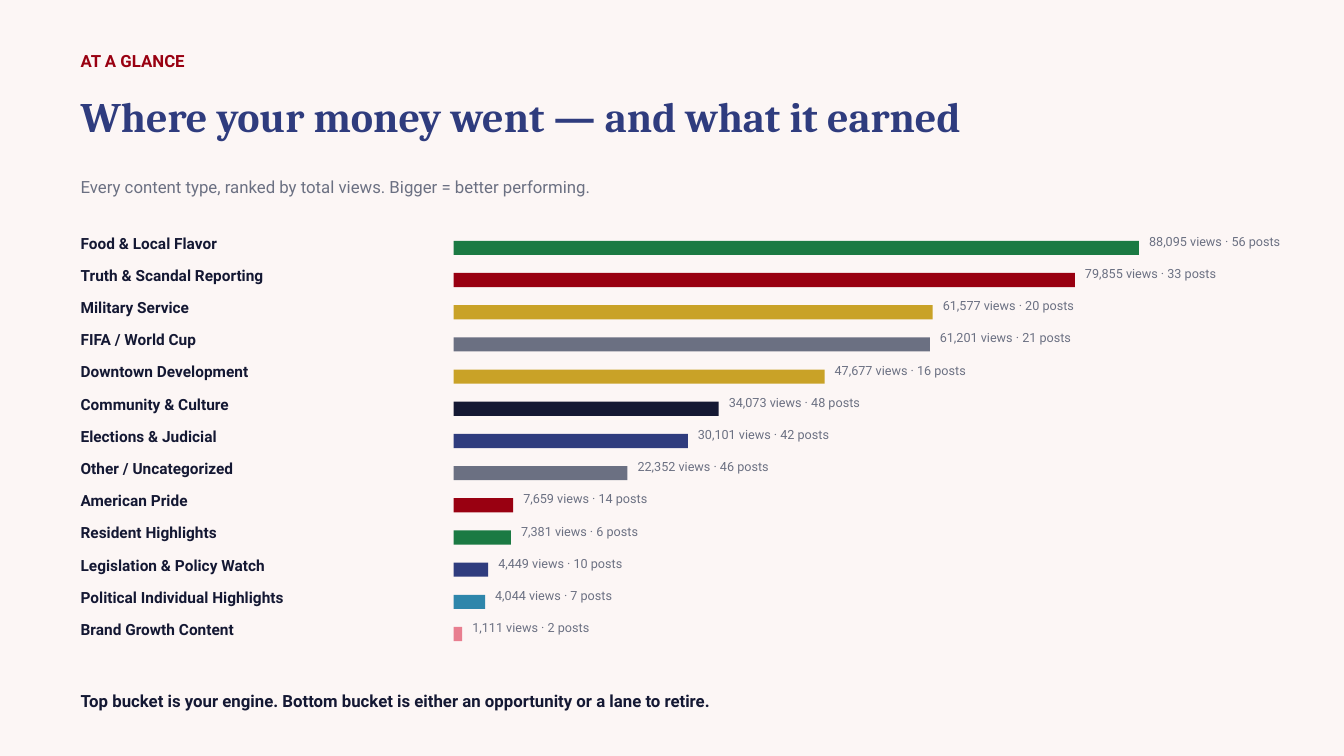
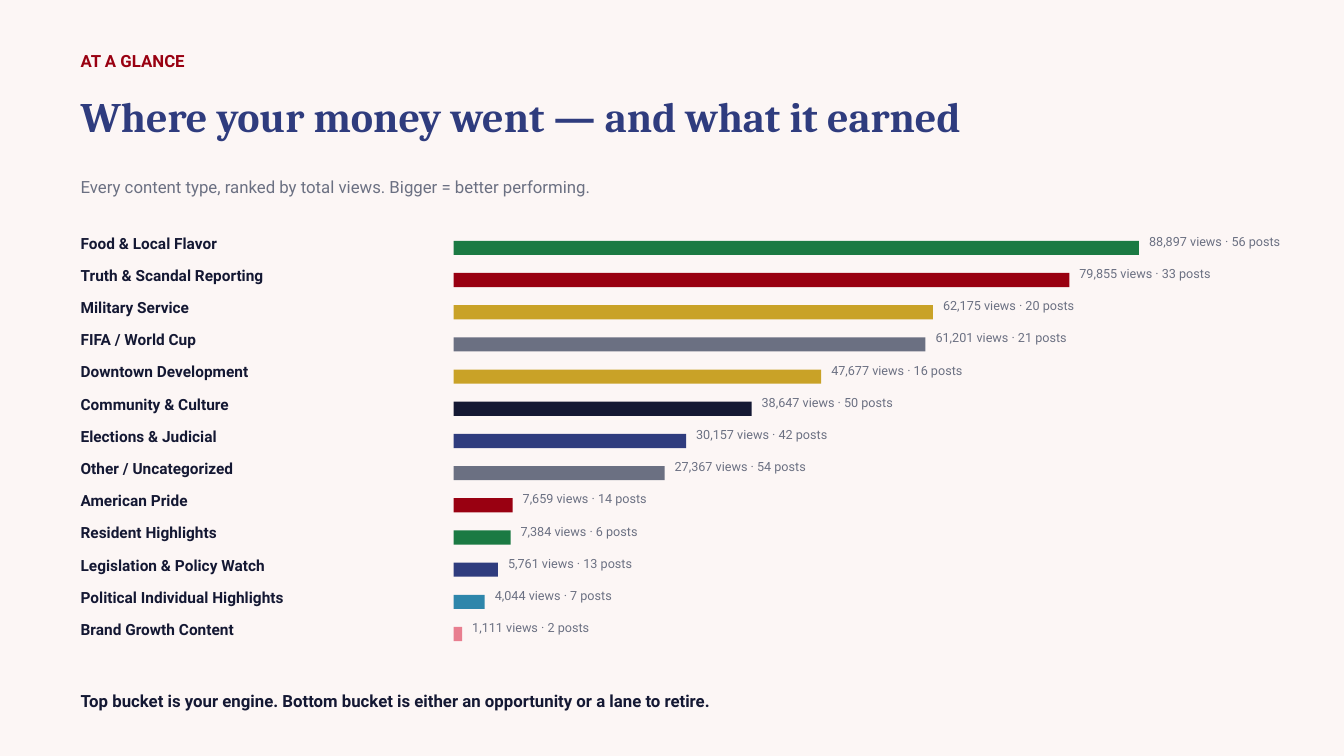
Before and after one commit to zvmmer/talking-downey-kpis, a slide deck: slide 3 of SPONSOR_CONTENT_REPORT.pptx. Drawn at 1344x756 pixels with LibreOffice and Linux fonts; fonts in the diff are those of the drawing. Boxes give left, top, right and bottom in pixels: in the first picture for what was removed or moved away, otherwise in the second. Text is boxed around its words. In the diff, an @@ line names an element or a change of style, - is before the commit and + after.

```diff
--- a/SPONSOR_CONTENT_REPORT.pptx
+++ b/SPONSOR_CONTENT_REPORT.pptx
@@ text at <box>1149,237,1280,249</box>: text changed @@
-88,095 views · 56 posts
+88,897 views · 56 posts
@@ 3 texts: place and size @@
-3 texts at <box>835,269,1216,378</box>
+3 texts at <box>831,269,1210,378</box>
@@ rectangle: place and size @@
-rectangle at <box>454,273,1075,287</box>
+rectangle at <box>454,273,1070,287</box>
@@ text at <box>943,301,1074,313</box>: text changed @@
-61,577 views · 20 posts
+62,175 views · 20 posts
@@ rectangle: place and size @@
-rectangle at <box>454,338,930,352</box>
+rectangle at <box>454,338,926,352</box>
@@ rectangle: place and size @@
-rectangle at <box>454,402,719,416</box>
+rectangle at <box>454,402,752,416</box>
@@ text at <box>762,398,892,410</box>: text changed @@
-34,073 views · 48 posts
+38,647 views · 50 posts
@@ text at <box>696,430,827,442</box>: text changed @@
-30,101 views · 42 posts
+30,157 views · 42 posts
@@ rectangle: place and size @@
-rectangle at <box>454,466,628,480</box>
+rectangle at <box>454,466,664,480</box>
@@ text at <box>675,462,805,474</box>: text changed @@
-22,352 views · 46 posts
+27,367 views · 54 posts
@@ text at <box>521,527,637,539</box>: text changed @@
-7,381 views · 6 posts
+7,384 views · 6 posts
@@ rectangle: place and size @@
-rectangle at <box>454,563,488,577</box>
+rectangle at <box>454,563,498,577</box>
@@ text at <box>508,559,632,571</box>: text changed @@
-4,449 views · 10 posts
+5,761 views · 13 posts
```
Also in this commit, not shown: 10 other slides changed, 5 other files.
